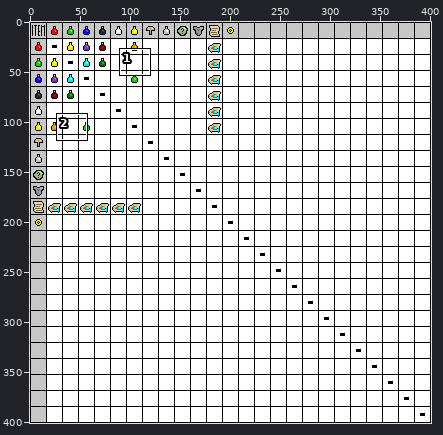
Edited in one commit: sprite sheet (Recipes.png). Above, an overview of the earlier version with the close-up marked.
Close-up. Before:
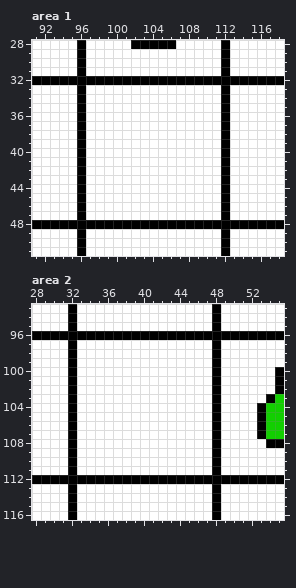
The file is 401x401 pixels. Shown: area 1: x 91..118, y 28..51; area 2: x 28..55, y 93..116.
And afterwards:
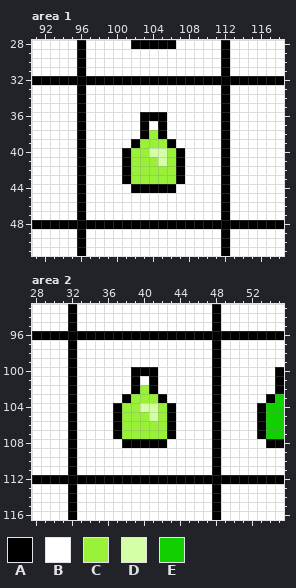
Palette (. is transparent): A #000000  B #ffffff  C #99f238  D #d5ffa6  E #12cf00
Changes in this commit:
{"where": "area 1"}
{"y":36,"x":103,"old":"BBB","new":"AAA"}
{"y":37,"x":103,"old":"B","new":"A"}
{"y":37,"x":105,"old":"B","new":"A"}
{"y":38,"x":103,"old":"BBB","new":"ACA"}
{"y":39,"x":102,"old":"BBBBB","new":"ACCCA"}
{"y":40,"x":101,"old":"BBBBBBB","new":"ACCDDCA"}
{"y":41,"x":101,"old":"BBBBBBB","new":"ACCCDCA"}
{"y":42,"x":101,"old":"BBBBBBB","new":"ACCCCCA"}
{"y":43,"x":101,"old":"BBBBBBB","new":"ACCCCCA"}
{"y":44,"x":102,"old":"BBBBB","new":"AAAAA"}
{"where": "area 2"}
{"y":100,"x":39,"old":"BBB","new":"AAA"}
{"y":101,"x":39,"old":"B","new":"A"}
{"y":101,"x":41,"old":"B","new":"A"}
{"y":102,"x":39,"old":"BBB","new":"ACA"}
{"y":103,"x":38,"old":"BBBBB","new":"ACCCA"}
{"y":104,"x":37,"old":"BBBBBBB","new":"ACCDDCA"}
{"y":105,"x":37,"old":"BBBBBBB","new":"ACCCDCA"}
{"y":106,"x":37,"old":"BBBBBBB","new":"ACCCCCA"}
{"y":107,"x":37,"old":"BBBBBBB","new":"ACCCCCA"}
{"y":108,"x":38,"old":"BBBBB","new":"AAAAA"}
{"label":"changed","picture_box":[122,112,185,193]}
{"label":"changed","picture_box":[113,367,176,448]}
